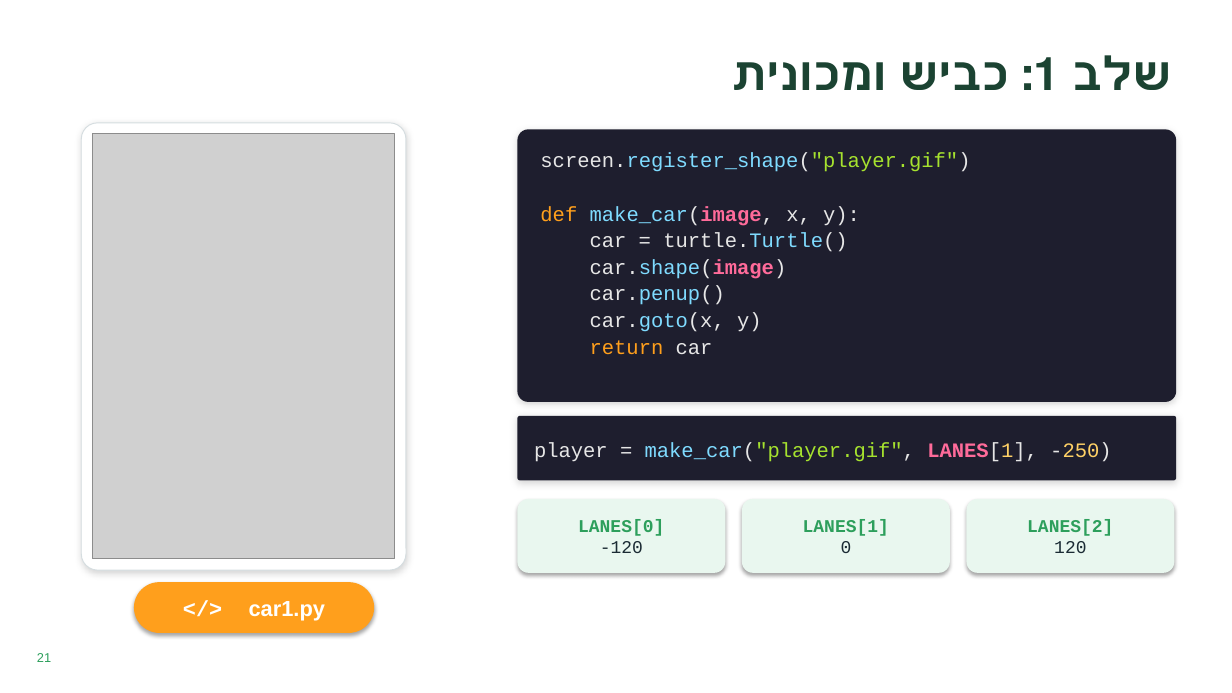
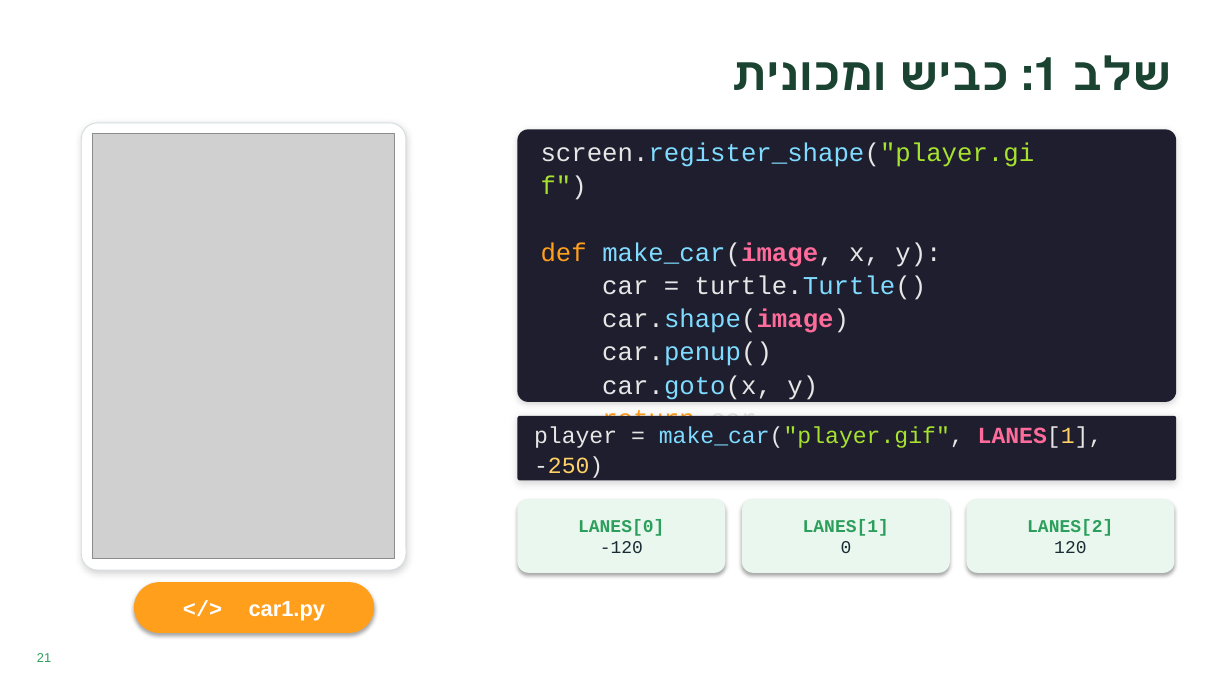
Before and after one commit to zurkin1/python, a slide deck: slide 23 of lesson3 car race/שיעור מרוץ המכוניות.pptx. Drawn at 1232x693 pixels with LibreOffice and Linux fonts; fonts in the diff are those of the drawing; grey boxes stand for pictures. Boxes give left, top, right and bottom in pixels: in the first picture for what was removed or moved away, otherwise in the second. Text is boxed around its words. In the diff, an @@ line names an element or a change of style, - is before the commit and + after.

```diff
--- a/lesson3 car race/שיעור מרוץ המכוניות.pptx
+++ b/lesson3 car race/שיעור מרוץ המכוניות.pptx
@@ text "screen.register_shape("player.gif")" moved from (x1=540, y1=153, x2=970, y2=354) to (x1=541, y1=142, x2=1035, y2=435) @@
@@ text "screen.register_shape("player.gif")" at (x1=541, y1=142, x2=1035, y2=435): size 16 to 20 pt @@
@@ text "player = make_car("player.gif", LANES[1], -250)" at (x1=534, y1=426, x2=1103, y2=478): size 16 to 18 pt @@
```
Also in this commit, not shown: 8 other slides changed, 1 slide added, 11 other files.
